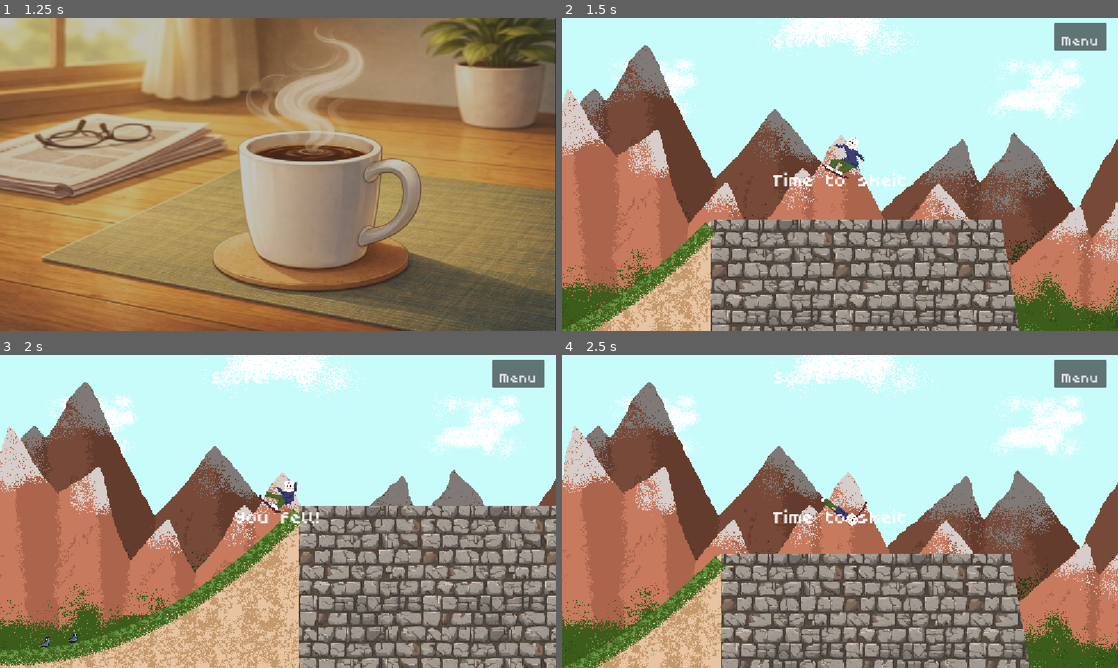
Above: before the commit, frames 1-4 (two rows, left to right).
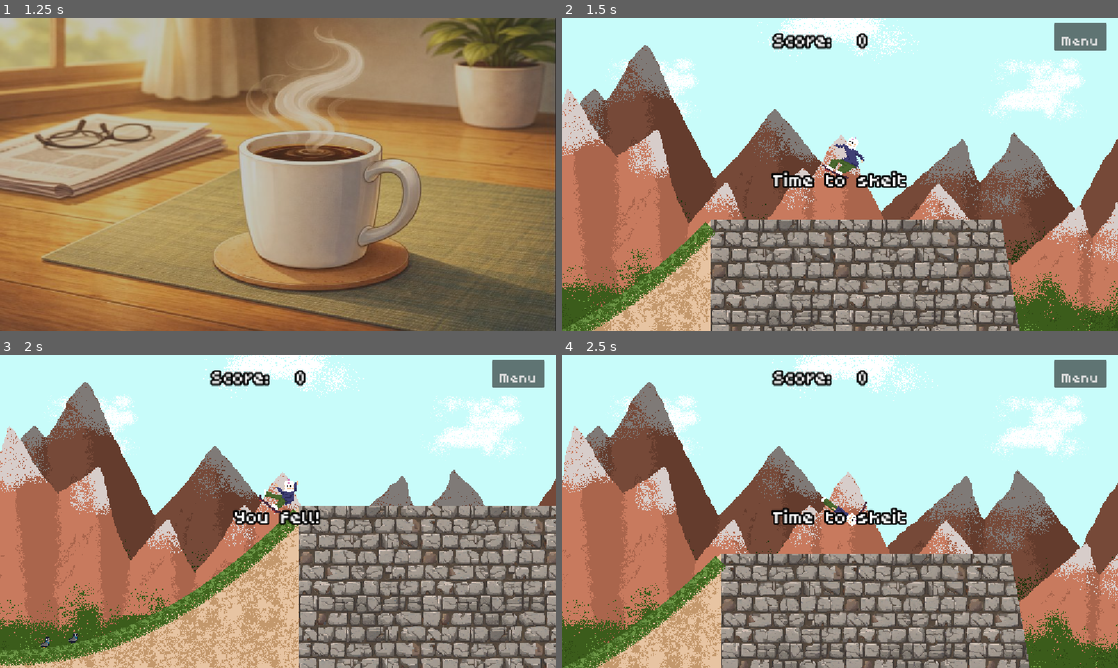
Above: after the commit, the same moments.

Repository: Nikug/fgj-2026
Game: Godot game, scene res://vilperi/MaskSelect.tscn
Two runs of this game, one before a commit and one after it. Both use one fixed random seed, a clock stepped at 60 frames per second and the inputs below. Sound files missing from this copy of the repository are replaced by a short silence.
Inputs (mouse positions are in pixels of both pictures, inside the frame that each line leads up to):
- Up to frame 1 (1.25 s): click "Begin your day" at 0.5 s
- Up to frame 2 (1.5 s): tap Enter (ui_accept) at 1.25 s; move the mouse to (962, 158) at 1.27 s; hold Right (right) from 1.28 s (still down); tap R (r) at 1.35 s
- Up to frame 3 (2 s): keep holding Right (right); tap Space (jump) at 1.52 s
- Up to frame 4 (2.5 s): keep holding Right (right); move the mouse to (728, 527) at 2.02 s; click (728, 527) at 2.1 s; tap Space (jump) at 2.27 s; tap R (r) at 2.3 s

Frame 1 is identical in both runs. In frame 2, 1.2% of the frame differs, in the area x 37-62%, y 4-55%; in frame 3, 1.0%; in frame 4, 1.2%.

Commit message:
outlined text

Diff:
--- a/skeittipeli/HUD.tscn
+++ b/skeittipeli/HUD.tscn
@@ -14,6 +14,7 @@
 offset_right = 124.0
 offset_bottom = 70.0
 grow_horizontal = 2
+theme_override_constants/outline_size = 16
 theme_override_fonts/font = ExtResource("2_efote")
 theme_override_font_sizes/font_size = 48
 text = "69"
@@ -32,6 +33,7 @@
 offset_bottom = 44.0
 grow_horizontal = 2
 grow_vertical = 2
+theme_override_constants/outline_size = 16
 theme_override_fonts/font = ExtResource("2_efote")
 theme_override_font_sizes/font_size = 48
 text = "Message"
@@ -65,6 +67,7 @@
 offset_right = -1.0
 offset_bottom = 70.0
 grow_horizontal = 2
+theme_override_constants/outline_size = 16
 theme_override_fonts/font = ExtResource("2_efote")
 theme_override_font_sizes/font_size = 48
 text = "Score:"
